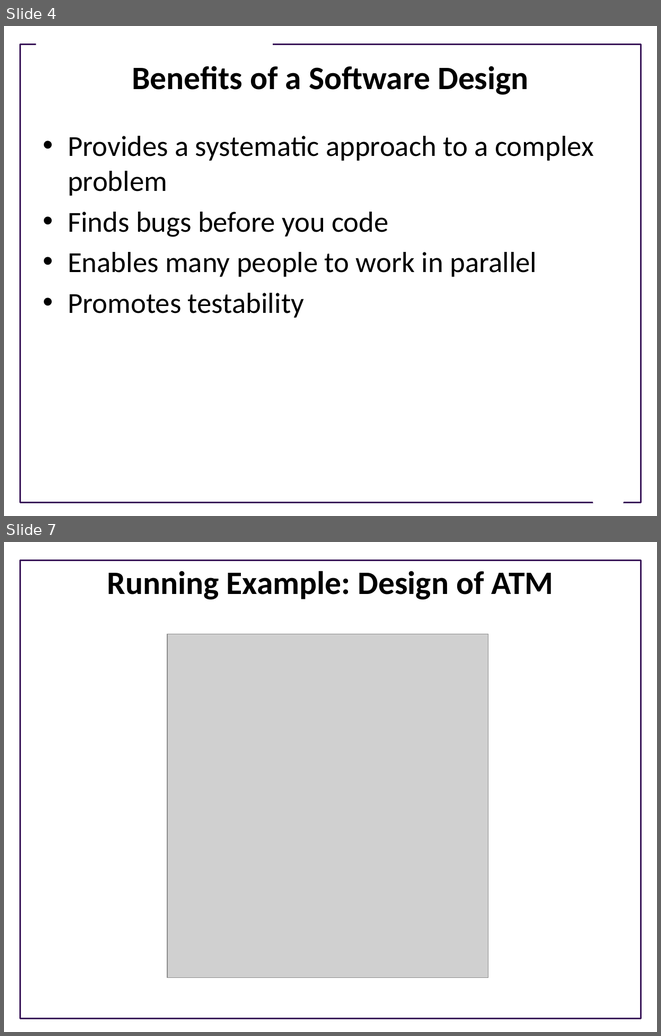
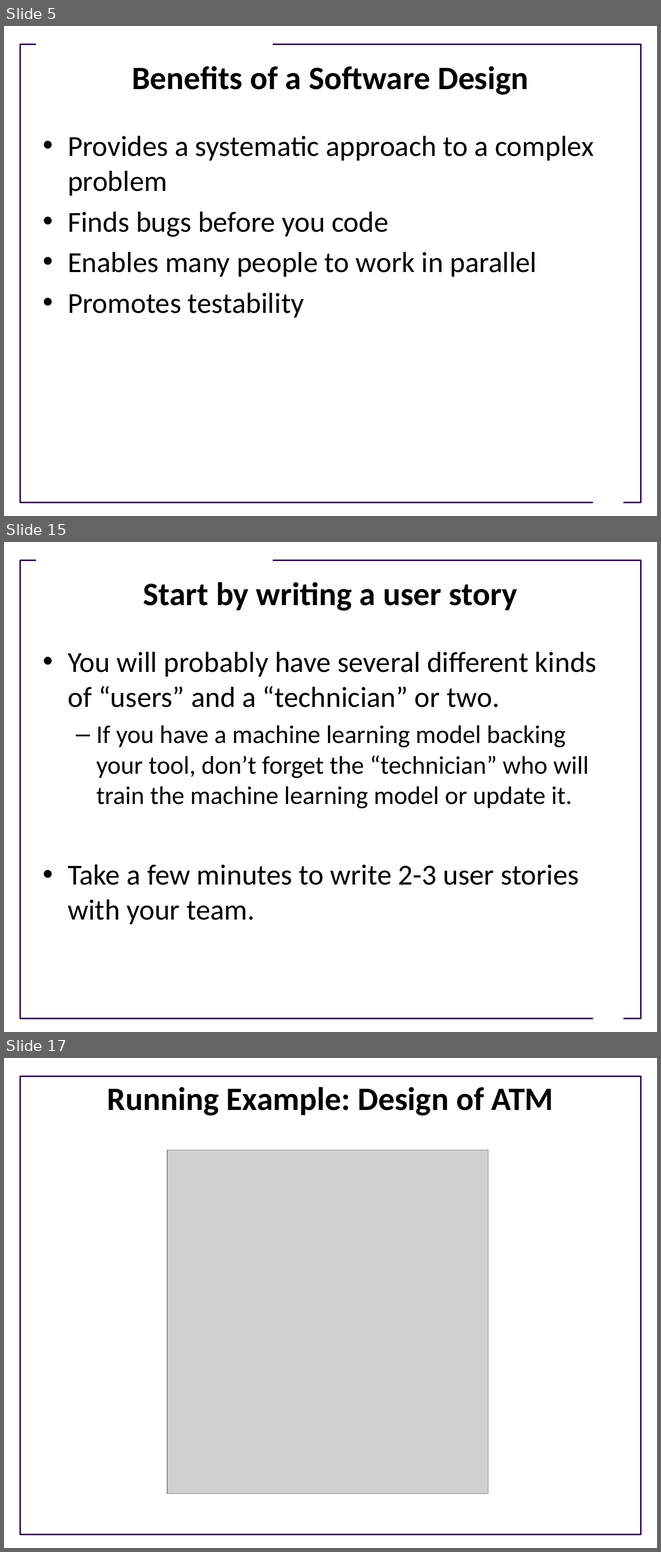
Before and after one commit to UWDIRECT/UWDIRECT.github.io, a slide deck: Wi21_content/SEDS/L10.Software_Design.pptx. Shown one above the other, each under a label of ours: slides 4 and 7 before the commit, slides 5, 15 and 17 after it; the slides between them are not shown. The pictures are 661x1036 and 661x1552 pixels, drawn with LibreOffice and Linux fonts; fonts in the diff are those of the drawing; grey boxes stand for pictures; background and template pictures are left out. Boxes give left, top, right and bottom in pixels: in the first picture for what was removed or moved away, otherwise in the second. Text is boxed around its words. In the diff, an @@ line names an element or a change of style, - is before the commit and + after.

Commit message:
added more about user stories

```diff
--- a/Wi21_content/SEDS/L10.Software_Design.pptx
+++ b/Wi21_content/SEDS/L10.Software_Design.pptx
@@ slide 15 added at [4, 542, 657, 1032], background #FFFFFF; not listed: 3 template elements that a slide beside it also shows @@
@@ title added at [143, 582, 517, 611], 36 pt, text #000000, bold @@
+Start by writing a user story
@@ text added at [68, 652, 597, 924], 32 pt, text #000000 @@
+• You will probably have several different kinds of “users” and a “technician” or two.
+  – If you have a machine learning model backing your tool, don’t forget the “technician” who will train the machine learning model or update it.
+• Take a few minutes to write 2-3 user stories with your team.
@@ what was slide 4 is now slide 5 @@
@@ what was slide 7 is now slide 17 @@
```
Also in this commit, not shown: 6 slides changed, 15 other slides added, 1 slide removed.
